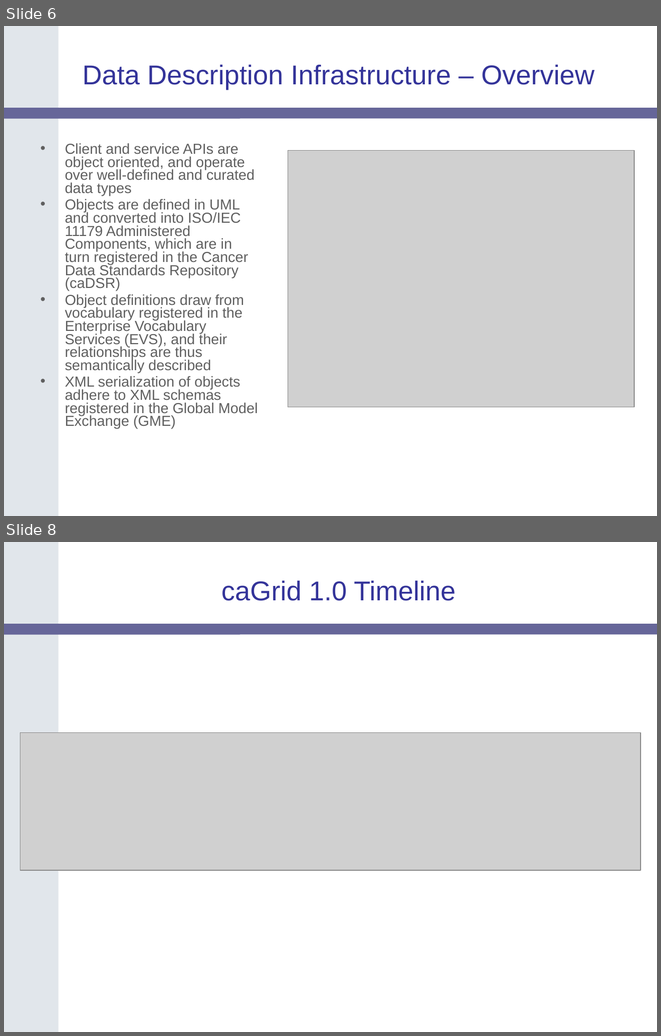
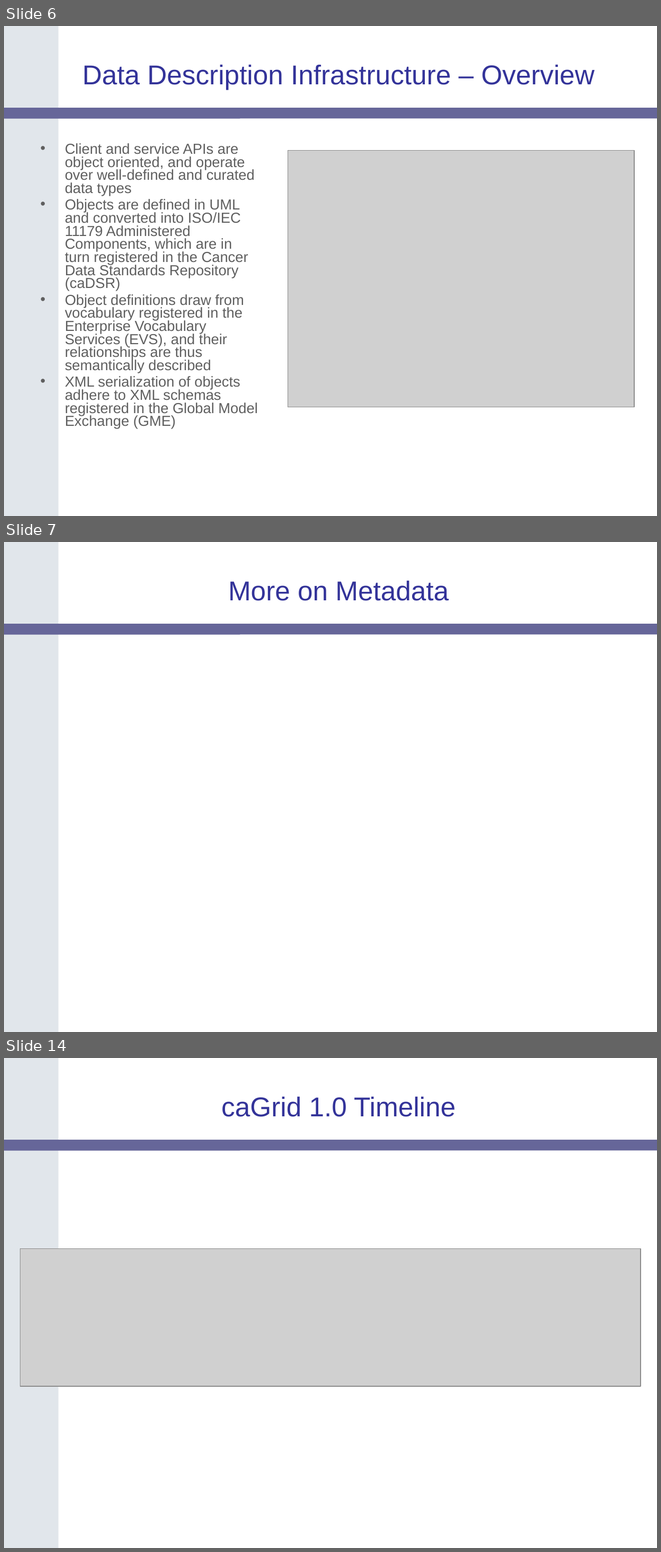
Before and after one commit to NCIP/cagrid-portal, a slide deck: cagrid-1-0/Documentation/presentations/200604_AnnualMeeting/caGrid-1.0-Architecture_caBIG-Annual-Meeting06.ppt. Shown one above the other, each under a label of ours: slides 6 and 8 before the commit, slides 6, 7 and 14 after it; the slides between them are not shown. The pictures are 661x1036 and 661x1552 pixels, drawn with LibreOffice and Linux fonts; fonts in the diff are those of the drawing; grey boxes stand for pictures; background and template pictures are left out. Boxes give left, top, right and bottom in pixels: in the first picture for what was removed or moved away, otherwise in the second. Text is boxed around its words. In the diff, an @@ line names an element or a change of style, - is before the commit and + after.

```diff
--- a/cagrid-1-0/Documentation/presentations/200604_AnnualMeeting/caGrid-1.0-Architecture_caBIG-Annual-Meeting06.ppt
+++ b/cagrid-1-0/Documentation/presentations/200604_AnnualMeeting/caGrid-1.0-Architecture_caBIG-Annual-Meeting06.ppt
@@ slide 7 added at (4, 542, 657, 1032), background #FFFFFF; not listed: 2 template elements that a slide beside it also shows @@
@@ title added at (228, 581, 449, 601), 30 pt, text #333399 @@
+More on Metadata
@@ what was slide 8 is now slide 14 @@
```
Also in this commit, not shown: 2 slides changed, 6 other slides added, 1 slide removed, 1 other file.
